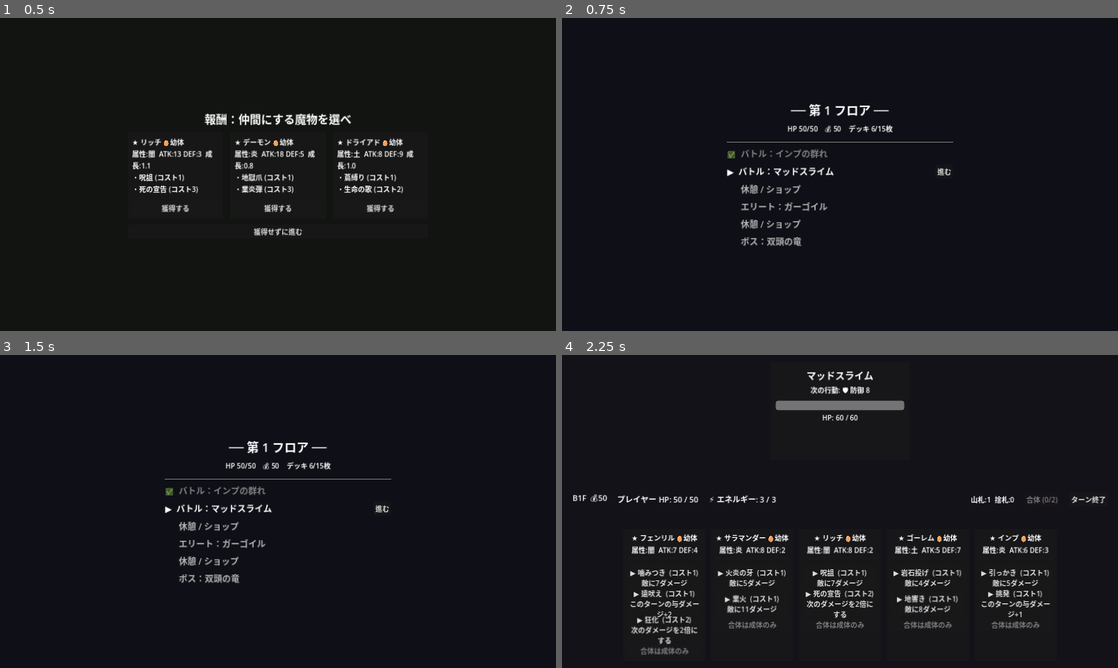
Above: before the commit, frames 1-4 (two rows, left to right).
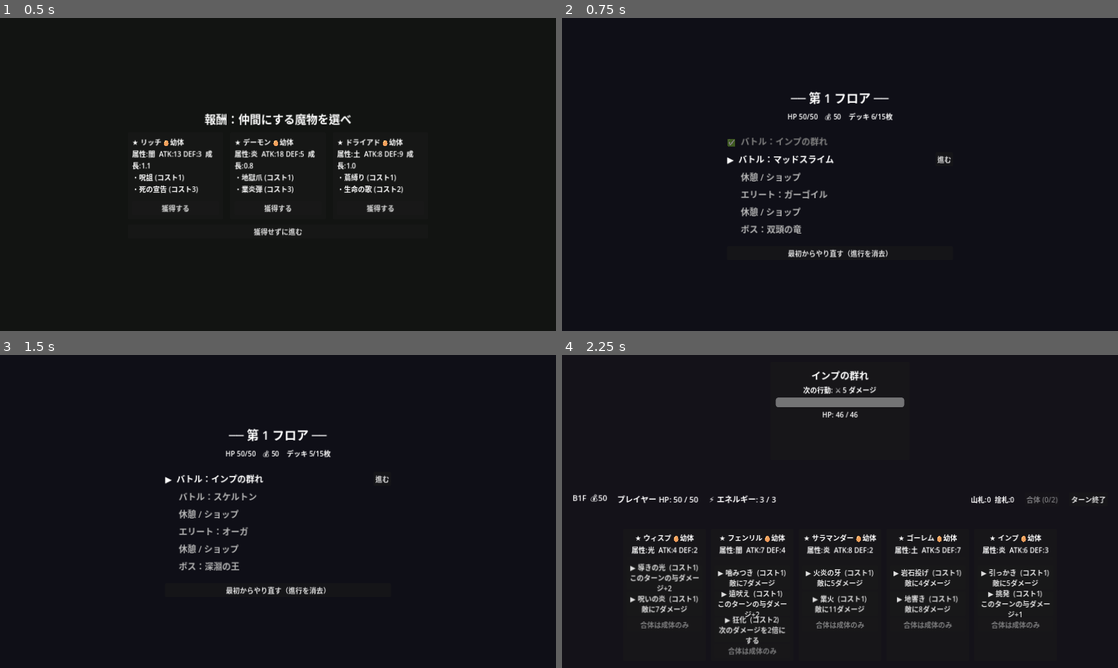
Above: after the commit, the same moments.

Repository: bakery48/mortal-pact
Game: Godot game, scene res://scenes/ui/reward.tscn
The game is run twice, just before and just after one commit, with the same random seed, the same clock (stepped at 60 frames per second) and the same inputs. This scene is started directly instead of the project's main scene.
Inputs (mouse positions are in pixels of both pictures, inside the frame that each line leads up to):
- Up to frame 1 (0.5 s): no input
- Up to frame 2 (0.75 s): click "獲得する" at 0.5 s
- Up to frame 3 (1.5 s): click (278, 589) at 1.25 s, where only the run after the commit has a clickable "最初からやり直す（進行を消去）"
- Up to frame 4 (2.25 s): click "進む" at 2 s

Frame 1 is identical in both runs. In frame 2, 3.2% of the frame differs, in the area x 29-71%, y 23-77%; in frame 3, 3.1%; in frame 4, 5.0%, in the area x 12-78%, y 4-96%.

Commit message:
セーブ・ロードを実装（JSON / ユーザーディレクトリ）
- ラン状態を user://savegame.json に JSON 保存・復元（run_state.gd）
  デッキ全カードの状態・HP・所持金・フロア・進行・マップを保存
- MonsterData / CommandData に to_dict / from_dict を追加
  （成長段階・EXP・属性・レアリティ・コマンドまで直列化）
- 起動時にセーブがあれば自動で続きから再開
- マップ（ノード間の安全地点）到達時に自動セーブ
- マップに「最初からやり直す（進行消去）」ボタンを追加
- README にセーブ仕様を追記

https://claude.ai/code/session_01SGpNd8xjjtE9S1hYpNHnwi

Diff:
--- a/scenes/map/map.gd
+++ b/scenes/map/map.gd
@@ -4,6 +4,8 @@
 ## 現在地のノードに進入できる。状態は autoload の Run が保持する。
 
 func _ready() -> void:
+	# マップはノード間の安全な地点なので、ここで自動セーブする。
+	Run.save_game()
 	_build_ui()
 	Audio.play_bgm("res://assets/audio/bgm_map.ogg")
 
@@ -42,6 +44,17 @@
 	for i in range(Run.map_nodes.size()):
 		vbox.add_child(_make_node_row(i, Run.map_nodes[i]))
 
+	vbox.add_child(HSeparator.new())
+
+	var restart := Button.new()
+	restart.text = "最初からやり直す（進行を消去）"
+	restart.pressed.connect(_on_restart)
+	vbox.add_child(restart)
+
+func _on_restart() -> void:
+	Run.delete_save()
+	Run.restart_run()
+
 func _make_node_row(index: int, node: Dictionary) -> Control:
 	var row := HBoxContainer.new()
 	row.add_theme_constant_override("separation", 12)
--- a/scripts/command_data.gd
+++ b/scripts/command_data.gd
@@ -15,3 +15,23 @@
 @export var effect: Effect = Effect.DAMAGE
 @export var power: int = 0
 @export var description: String = ""
+
+# --- セーブ/ロード用シリアライズ -------------------------------------------
+
+func to_dict() -> Dictionary:
+	return {
+		"command_name": command_name,
+		"cost": cost,
+		"effect": int(effect),
+		"power": power,
+		"description": description,
+	}
+
+static func from_dict(d: Dictionary) -> CommandData:
+	var c := CommandData.new()
+	c.command_name = String(d.get("command_name", "コマンド"))
+	c.cost = int(d.get("cost", 1))
+	c.effect = int(d.get("effect", 0)) as Effect
+	c.power = int(d.get("power", 0))
+	c.description = String(d.get("description", ""))
+	return c
--- a/scripts/monster_data.gd
+++ b/scripts/monster_data.gd
@@ -116,6 +116,45 @@
 		parts.append(String(ELEMENT_LABEL[e]))
 	return "/".join(parts)
 
+# --- セーブ/ロード用シリアライズ -------------------------------------------
+
+func to_dict() -> Dictionary:
+	var cmds: Array = []
+	for c in commands:
+		cmds.append(c.to_dict())
+	return {
+		"monster_name": monster_name,
+		"attack": attack,
+		"defense": defense,
+		"stage": int(stage),
+		"exp": exp,
+		"growth_speed": growth_speed,
+		"elements": elements.duplicate(),
+		"rarity": int(rarity),
+		"commands": cmds,
+	}
+
+static func from_dict(d: Dictionary) -> MonsterData:
+	var m := MonsterData.new()
+	m.monster_name = String(d.get("monster_name", "魔物"))
+	m.attack = int(d.get("attack", 10))
+	m.defense = int(d.get("defense", 5))
+	m.stage = int(d.get("stage", 0)) as Stage
+	m.exp = float(d.get("exp", 0.0))
+	m.growth_speed = float(d.get("growth_speed", 1.0))
+	var els: Array[int] = []
+	for e in d.get("elements", []):
+		els.append(int(e))
+	if els.is_empty():
+		els.append(Element.NONE)
+	m.elements = els
+	m.rarity = int(d.get("rarity", 0)) as Rarity
+	var cmds: Array[CommandData] = []
+	for cd in d.get("commands", []):
+		cmds.append(CommandData.from_dict(cd))
+	m.commands = cmds
+	return m
+
 ## 報酬・ショップ画面用の概要テキスト（基礎ステータスを表示）。
 func summary() -> String:
 	var text := "%s %s %s\n属性:%s  ATK:%d DEF:%d  成長:%.1f" % [
--- a/scripts/run_state.gd
+++ b/scripts/run_state.gd
@@ -16,6 +16,9 @@
 const SCENE_SHOP := "res://scenes/ui/shop.tscn"
 const SCENE_RESULT := "res://scenes/ui/result.tscn"
 
+const SAVE_PATH := "user://savegame.json"
+const SAVE_VERSION := 1
+
 enum NodeType { BATTLE_ZAKO, BATTLE_ELITE, BATTLE_BOSS, REST_SHOP }
 
 var deck: Array[MonsterData] = []
@@ -30,7 +33,11 @@
 var last_result := ""          # "clear" / "lose"
 
 func _ready() -> void:
-	if deck.is_empty():
+	# セーブがあれば自動的に続きから、無ければ新しいランを開始。
+	if has_save():
+		if not load_game():
+			start_new_run()
+	elif deck.is_empty():
 		start_new_run()
 
 # --- ランの初期化 -----------------------------------------------------------
@@ -149,3 +156,65 @@
 	var before := player_hp
 	player_hp = mini(player_max_hp, player_hp + amount)
 	return player_hp - before
+
+# --- セーブ / ロード ---------------------------------------------------------
+
+func has_save() -> bool:
+	return FileAccess.file_exists(SAVE_PATH)
+
+## 現在のラン状態を user:// に JSON で保存する（ノード間の安全な地点で呼ぶ）。
+func save_game() -> void:
+	var deck_data: Array = []
+	for m in deck:
+		deck_data.append(m.to_dict())
+	var data := {
+		"version": SAVE_VERSION,
+		"player_max_hp": player_max_hp,
+		"player_hp": player_hp,
+		"gold": gold,
+		"current_floor": current_floor,
+		"current_index": current_index,
+		"map_nodes": map_nodes,
+		"deck": deck_data,
+	}
+	var file := FileAccess.open(SAVE_PATH, FileAccess.WRITE)
+	if file != null:
+		file.store_string(JSON.stringify(data, "\t"))
+		file.close()
+
+## セーブを読み込んで状態を復元する。成功で true。
+func load_game() -> bool:
+	if not FileAccess.file_exists(SAVE_PATH):
+		return false
+	var file := FileAccess.open(SAVE_PATH, FileAccess.READ)
+	if file == null:
+		return false
+	var text := file.get_as_text()
+	file.close()
+	var parsed: Variant = JSON.parse_string(text)
+	if typeof(parsed) != TYPE_DICTIONARY:
+		return false
+	var data: Dictionary = parsed
+
+	player_max_hp = int(data.get("player_max_hp", STARTING_HP))
+	player_hp = int(data.get("player_hp", STARTING_HP))
+	gold = int(data.get("gold", STARTING_GOLD))
+	current_floor = int(data.get("current_floor", 1))
+	current_index = int(data.get("current_index", 0))
+
+	var loaded: Array[MonsterData] = []
+	for md in data.get("deck", []):
+		loaded.append(MonsterData.from_dict(md))
+	deck.assign(loaded)
+
+	# マップは保存された配列をそのまま使う（数値は利用側で int() 変換済み）。
+	map_nodes = data.get("map_nodes", [])
+	if map_nodes.is_empty():
+		_build_map()
+	# 念のため進行ポインタを範囲内に収める。
+	current_index = clampi(current_index, 0, map_nodes.size())
+	return true
+
+func delete_save() -> void:
+	if FileAccess.file_exists(SAVE_PATH):
+		DirAccess.remove_absolute(SAVE_PATH)
Not shown, changed: README.md
